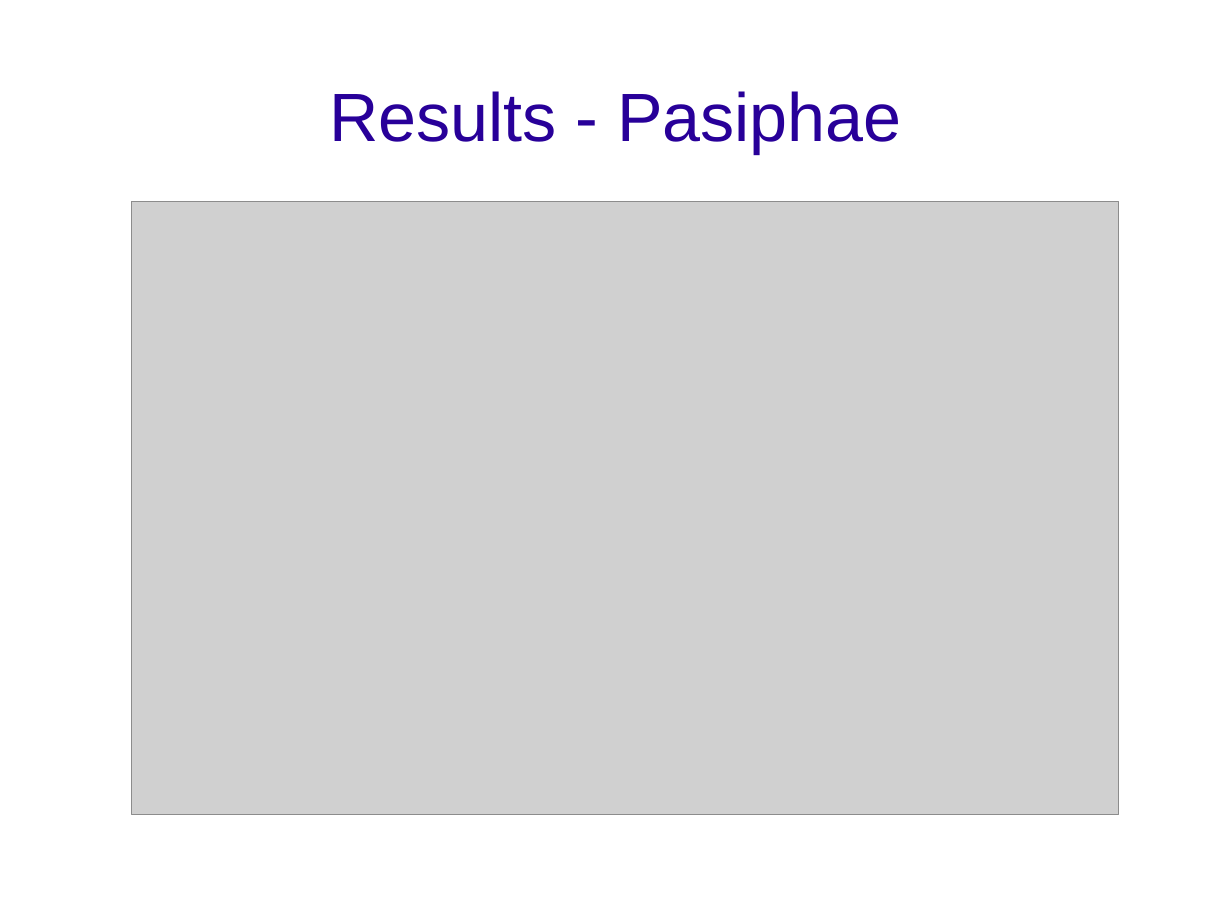
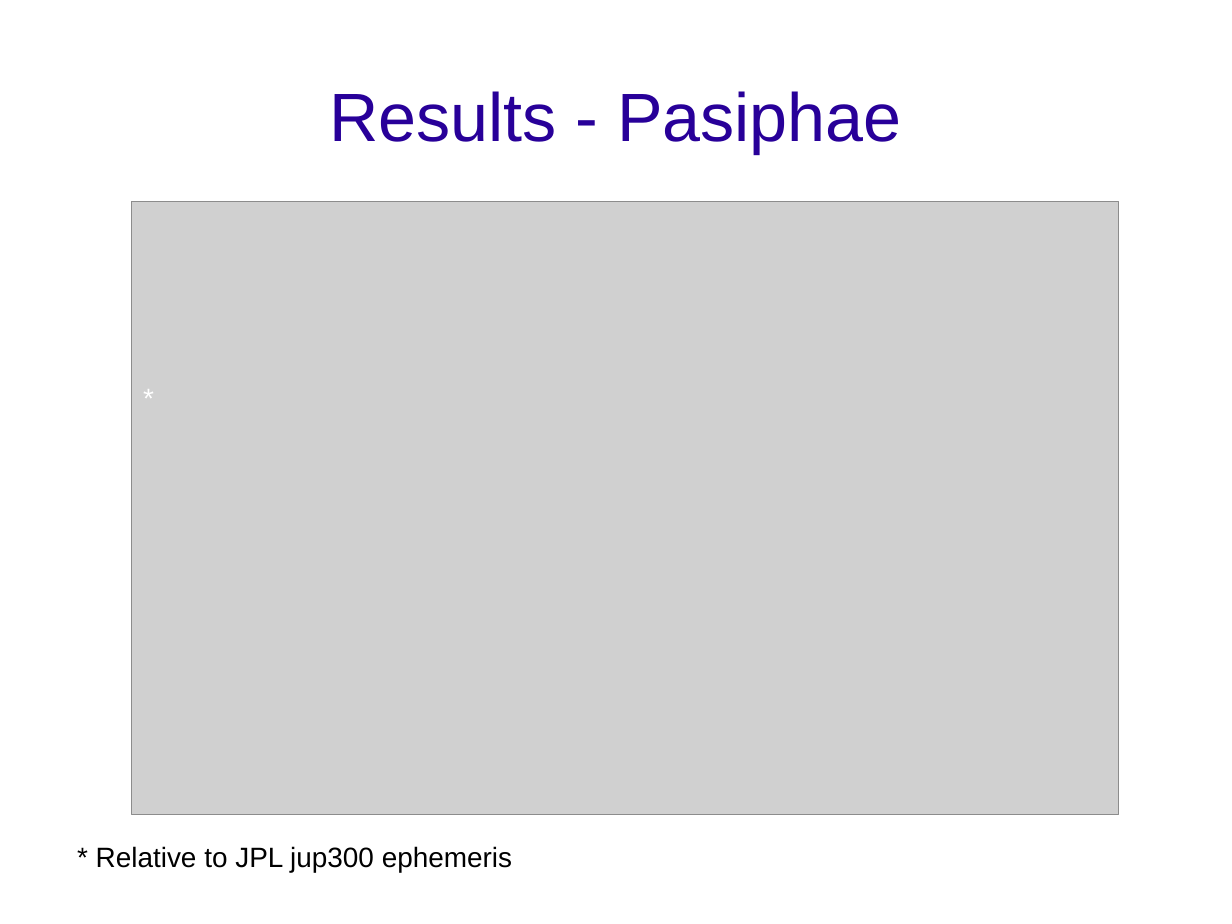
Before and after one commit to altairgomes/Latex, a slide deck: slide 10 of Poster-Apresentação/ENCELADE2016.odp. Drawn at 1232x924 pixels with LibreOffice and Linux fonts; fonts in the diff are those of the drawing; grey boxes stand for pictures; background and template pictures are left out. Boxes give left, top, right and bottom in pixels: in the first picture for what was removed or moved away, otherwise in the second. Text is boxed around its words. In the diff, an @@ line names an element or a change of style, - is before the commit and + after.

```diff
--- a/Poster-Apresentação/ENCELADE2016.odp
+++ b/Poster-Apresentação/ENCELADE2016.odp
@@ text added at [132, 376, 168, 425], 18 pt, text #FFFFFF @@
+*
@@ text added at [96, 846, 512, 873], 18 pt, text #000000 @@
+* Relative to JPL jup300 ephemeris
```
Also in this commit, not shown: 5 other slides changed, 1 other file.
